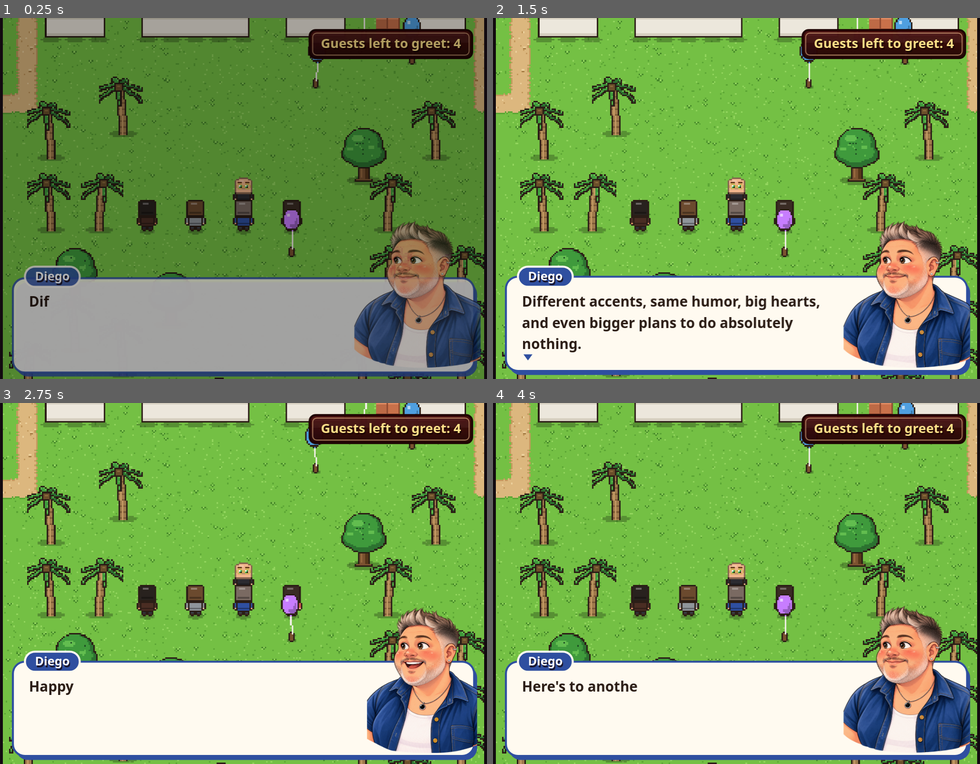
Above: before the commit, frames 1-4 (two rows, left to right).
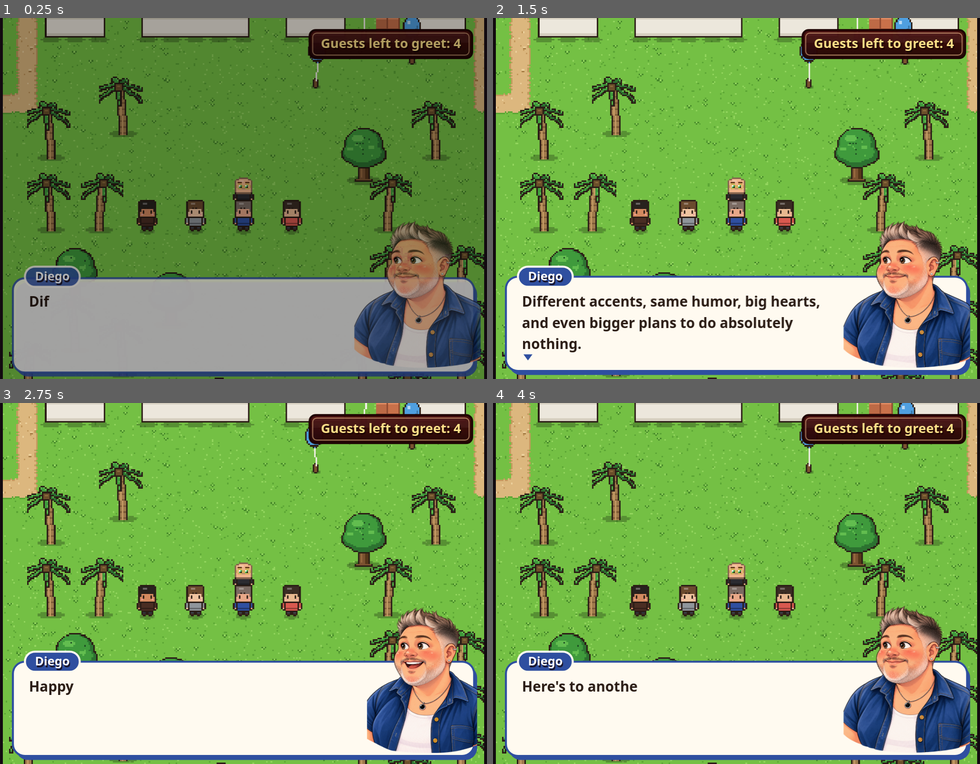
Above: after the commit, the same moments.

Repository: AngelQuesada/anthonys-birthday-game
Game: browser game, page index.html
Two runs of this game, one before a commit and one after it. Both use one fixed random seed, a clock stepped at 60 frames per second and the inputs below.
Inputs:
- Up to frame 1 (0.25 s): no input
- Up to frame 2 (1.5 s): hold Right from 1.03 s (still down); tap Space at 1.1 s
- Up to frame 3 (2.75 s): release Right at 1.53 s; hold Down 1.58-1.85 s; tap Space at 1.6, 2.1, 2.6 s; hold Left 1.9-2.47 s; hold Up from 2.52 s (still down)
- Up to frame 4 (4 s): release Up at 2.82 s; hold Right 2.87-3.53 s; tap Space at 3.1, 3.6 s; hold Up 3.58-3.82 s; hold Left from 3.87 s (still down)

The runs differ from the first frame. In frame 1, 0.4% of the frame differs, in the area x 28-62%, y 51-67%; in frame 2, 0.4%; in frame 3, 0.4%; in frame 4, 0.4%.

Commit message:
feat: initialize game data and structure with maps, characters, and initial configuration

Diff:
--- a/js/data.js
+++ b/js/data.js
@@ -431,7 +431,7 @@
       'T-:::........,.:::::..=..................T.........=.::::.....-::::.....-T',
       'T-www..........wwwww..=............................=.wwww.....-wwww.....-T',
       'T-w::..........::::w..=..Y..Y.Y...........Y.....b..=.w:::.....-w:::.....-T',
-      'T-:::..........:::::..=...............g............=.::::.....-::::.....-T',
+      'T-:::..........:::::..=..............................=.::::.....-::::.....-T',
       'T-www..........wwwww..=..T.........................=.wwww.....-wwww.,...-T',
       'T-w::..........::::w..=......T..........,.Y..Y.....=.w:::.....-w:::...,.-T',
       'T-:::..........:::::..=..........T.................=.::::.....-::::.....-T',
--- a/js/game.js
+++ b/js/game.js
@@ -1095,7 +1095,8 @@
       const lines = CHATS[g.chat].lines.map(l => ({ who: g.char, mood: l.image, text: l.text }));
       const front = g.char === TEST_CHAT;
       const x = p.x + dx + (front ? 0 : (++side % 2 ? -1 : 1) * Math.ceil(side / 2) * 2);
-      const npc = makeEntity(g.char, x, p.y + dy, OPP[p.dir], { talks: [lines], guest: g.char });
+      // todos de cara a la pantalla ('down') y así se quedan al terminar de hablar
+      const npc = makeEntity(g.char, x, p.y + dy, 'down', { talks: [lines], guest: g.char });
       G.world.npcs.push(npc);
       if (front) startDialog(lines, npc, false, greetGuest(npc));
     });
